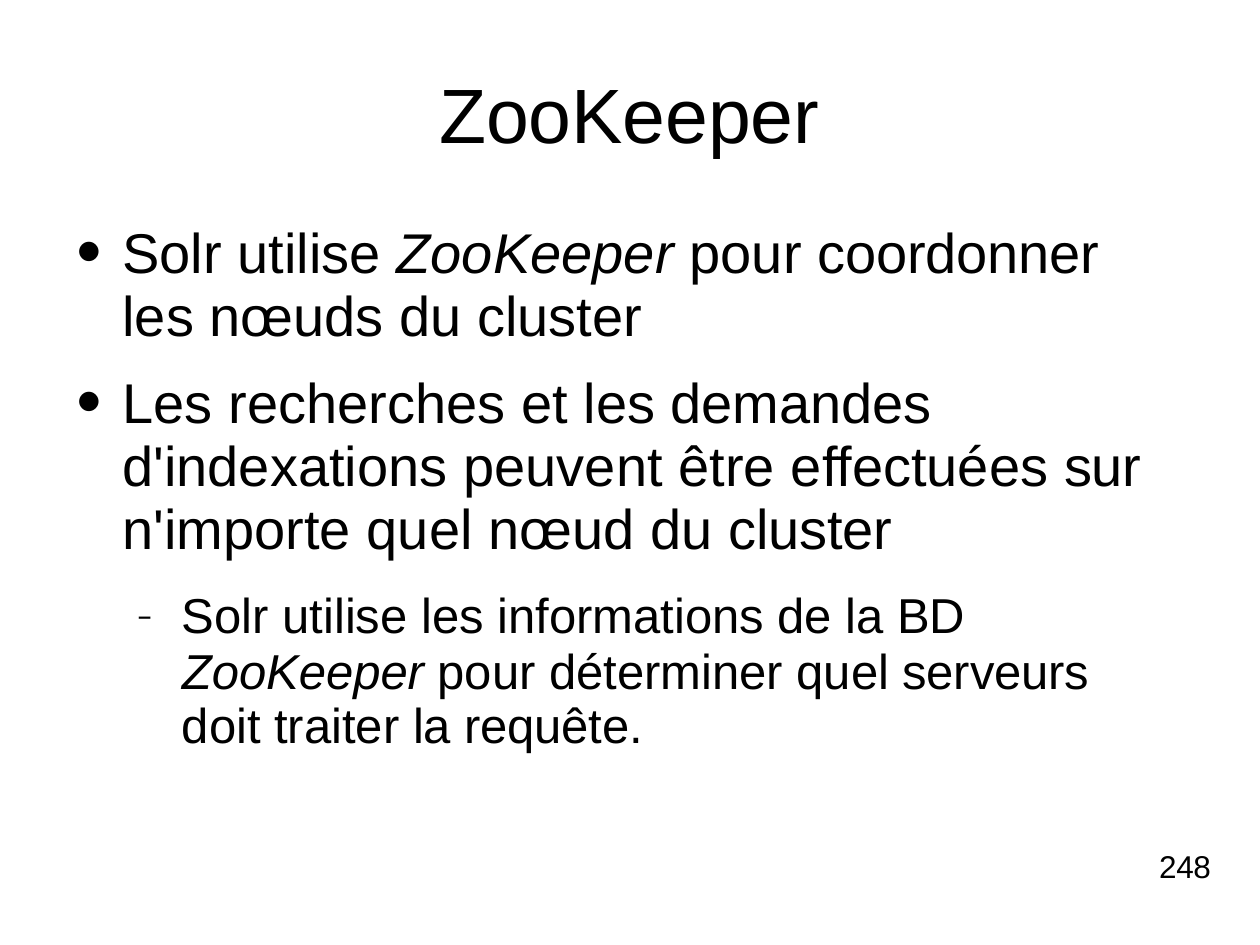
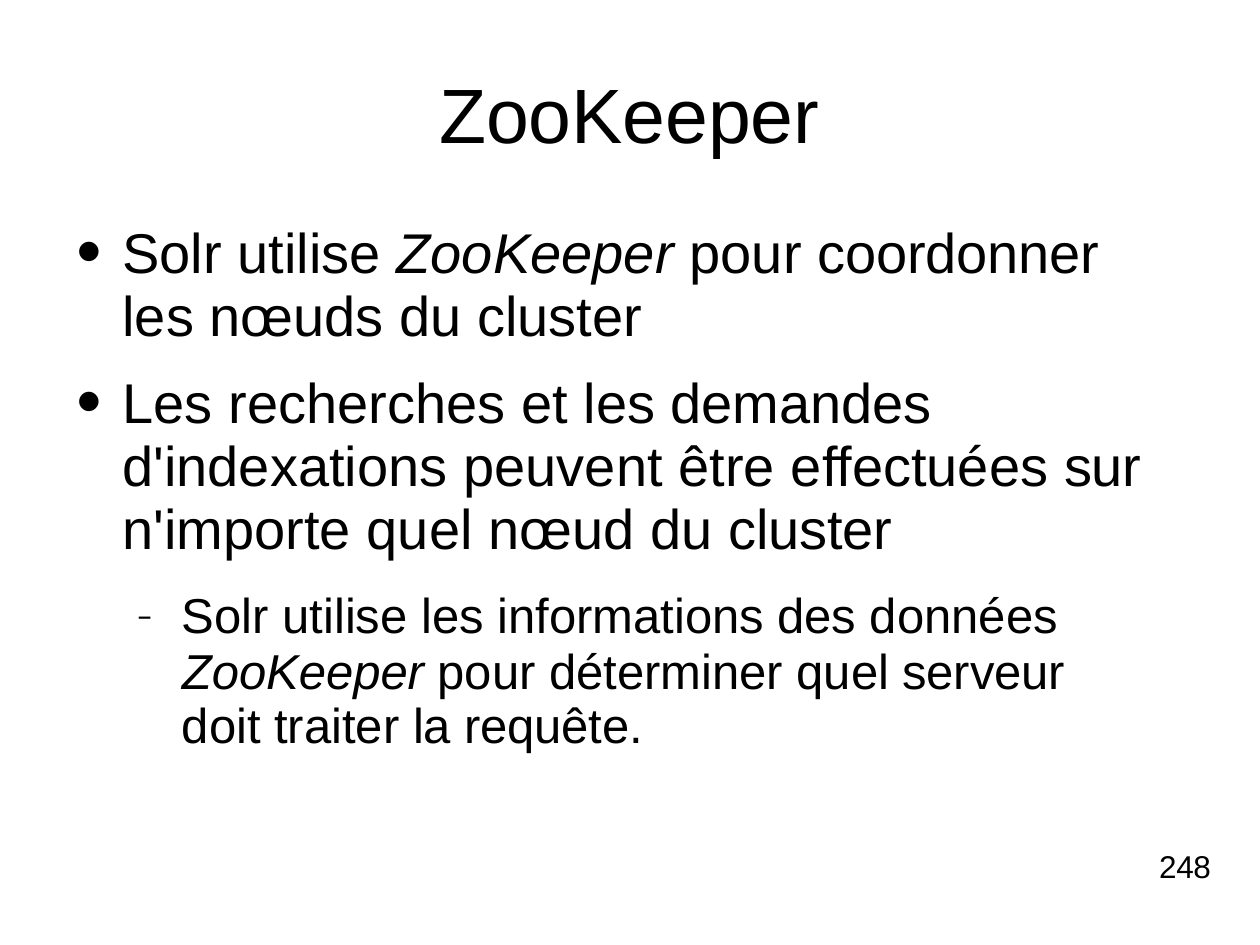
Before and after one commit to dthibau/solr, a slide deck: slide 234 of SolR.odp (slide 249 before the commit). Drawn at 1260x945 pixels with LibreOffice and Linux fonts; fonts in the diff are those of the drawing. Boxes give left, top, right and bottom in pixels: in the first picture for what was removed or moved away, otherwise in the second. Text is boxed around its words. In the diff, an @@ line names an element or a change of style, - is before the commit and + after.

```diff
--- a/SolR.odp
+++ b/SolR.odp
@@ text at bbox=[182, 597, 1065, 754]: text changed @@
-– Solr utilise les informations de la BD ZooKeeper pour déterminer quel serveurs doit traiter la requête.
+– Solr utilise les informations des données ZooKeeper pour déterminer quel serveur doit traiter la requête.
```
Also in this commit, not shown: 52 other slides changed, 16 slides added, 13 slides removed, 7 other files.
